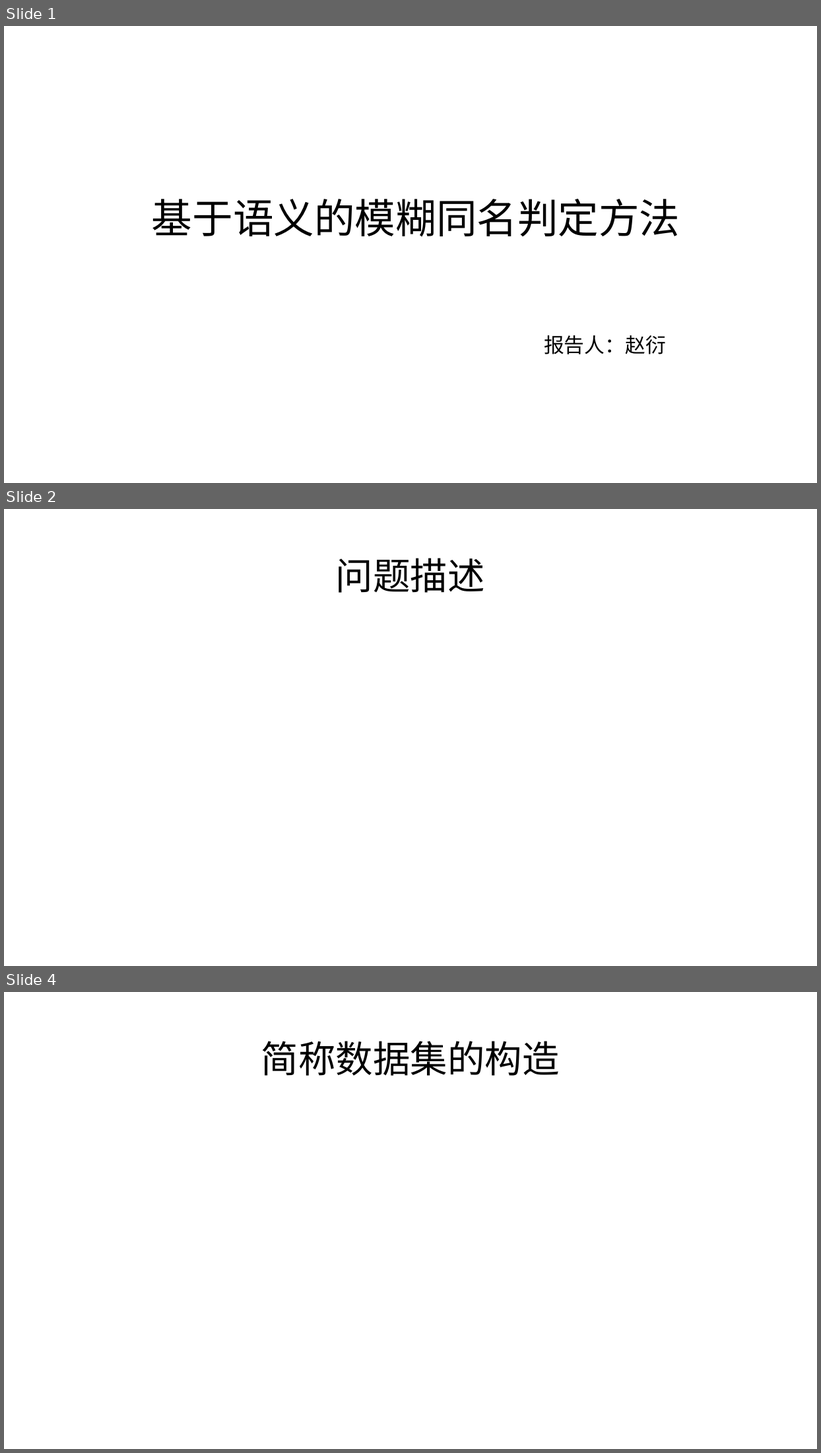
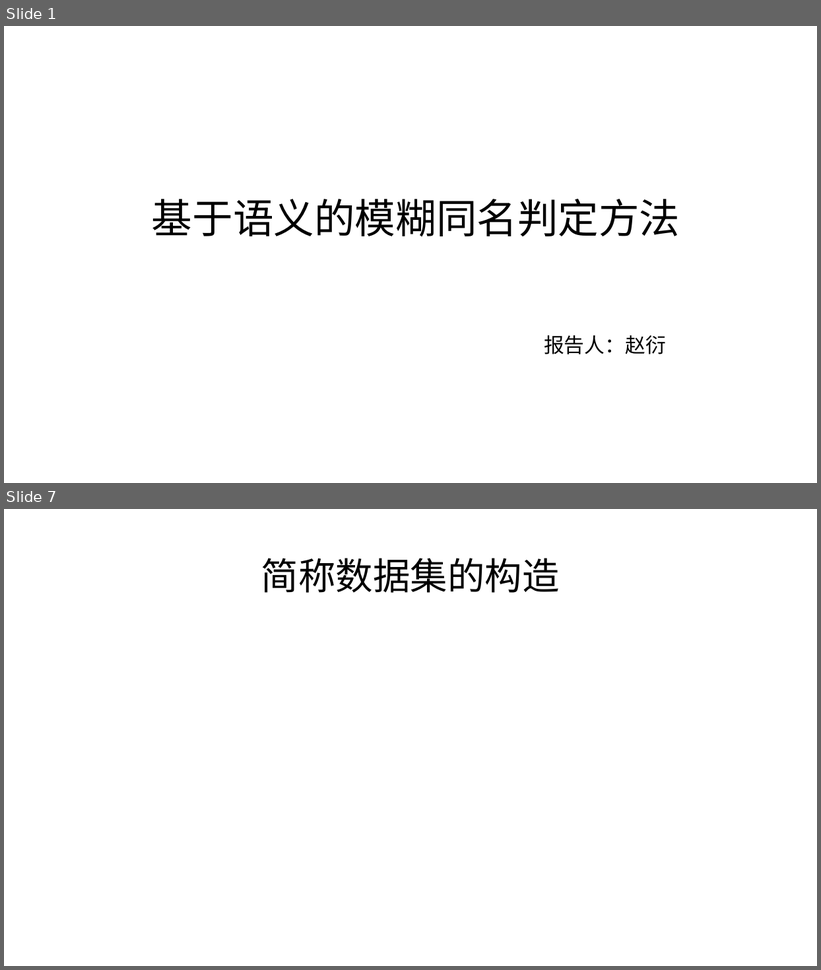
Before and after one commit to SupNewBeen/untitled, a slide deck: 基于语义的模糊同名判定方法.pptx. Shown one above the other, each under a label of ours: slides 1, 2 and 4 before the commit, slides 1 and 7 after it; the slides between them are not shown. The pictures are 821x1453 and 821x970 pixels, drawn with LibreOffice and Linux fonts; fonts in the diff are those of the drawing. Boxes give left, top, right and bottom in pixels: in the first picture for what was removed or moved away, otherwise in the second. Text is boxed around its words. In the diff, an @@ line names an element or a change of style, - is before the commit and + after.

```diff
--- a/基于语义的模糊同名判定方法.pptx
+++ b/基于语义的模糊同名判定方法.pptx
@@ slide 2 removed at box(4, 509, 817, 966), background #FFFFFF @@
@@ title removed at box(336, 558, 485, 593) @@
-问题描述
@@ what was slide 4 is now slide 7 @@
```
Also in this commit, not shown: 1 slide changed, 6 slides added, 1 other slide removed.
